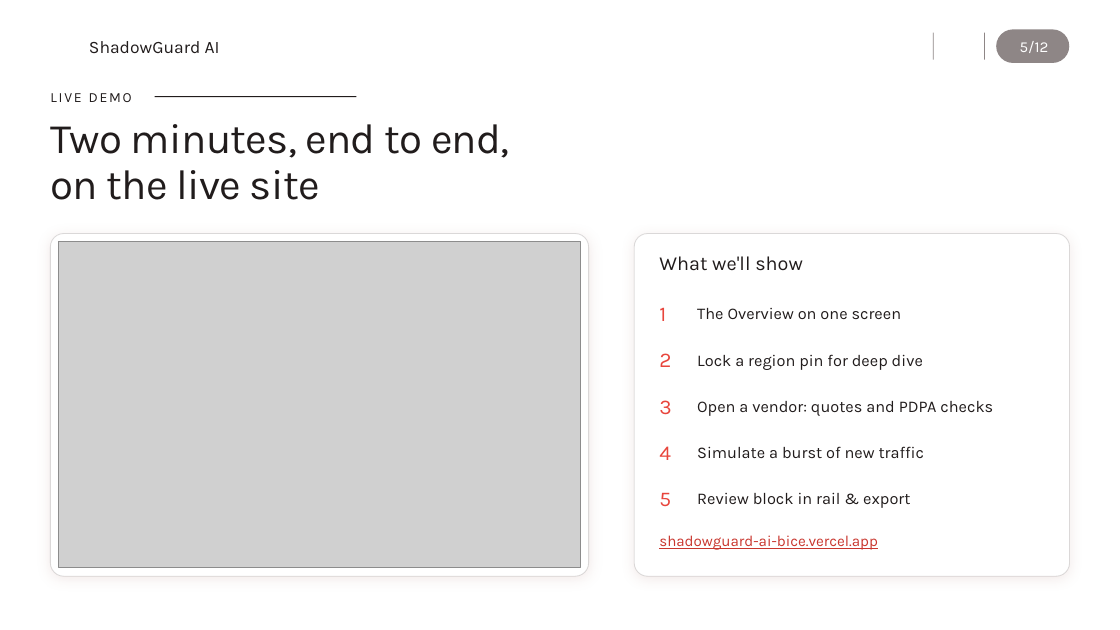
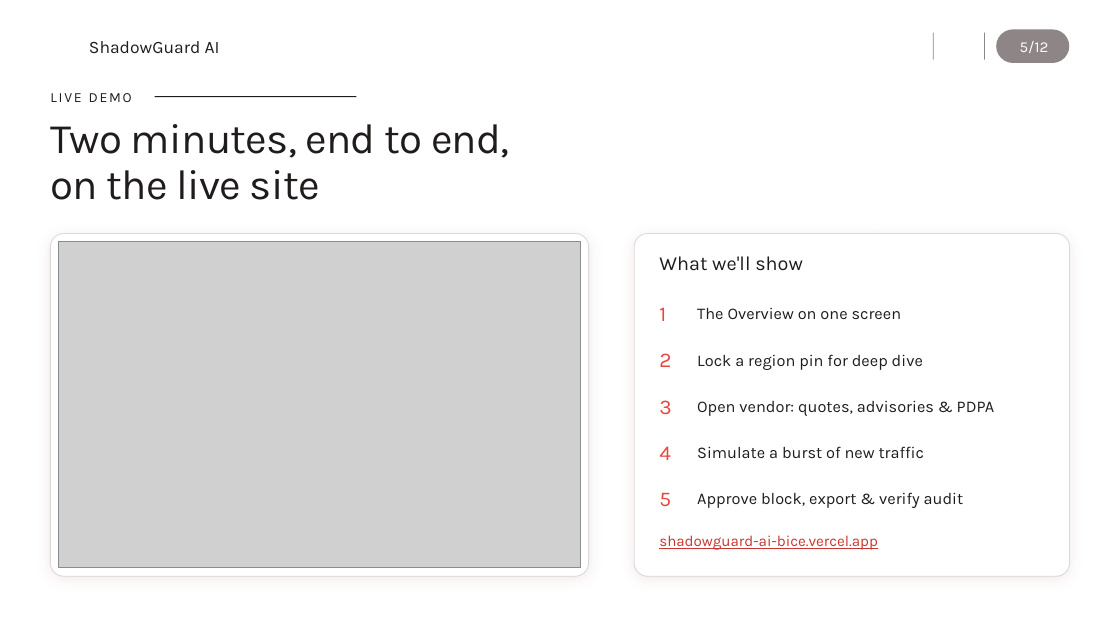
Before and after one commit to B0mb0cl4t5/shadowguard-ai, a slide deck: slide 5 of docs/ShadowGuard_Overview.pptx. Drawn at 1120x630 pixels with LibreOffice and Linux fonts; fonts in the diff are those of the drawing; grey boxes stand for pictures; background and template pictures are left out. Boxes give left, top, right and bottom in pixels: in the first picture for what was removed or moved away, otherwise in the second. Text is boxed around its words. In the diff, an @@ line names an element or a change of style, - is before the commit and + after.

```diff
--- a/docs/ShadowGuard_Overview.pptx
+++ b/docs/ShadowGuard_Overview.pptx
@@ text at (697, 401, 995, 416): text changed @@
-Open a vendor: quotes and PDPA checks
+Open vendor: quotes, advisories & PDPA
@@ text at (697, 492, 964, 508): text changed @@
-Review block in rail & export
+Approve block, export & verify audit
```
Also in this commit, not shown: 6 other slides changed, 8 other files.
